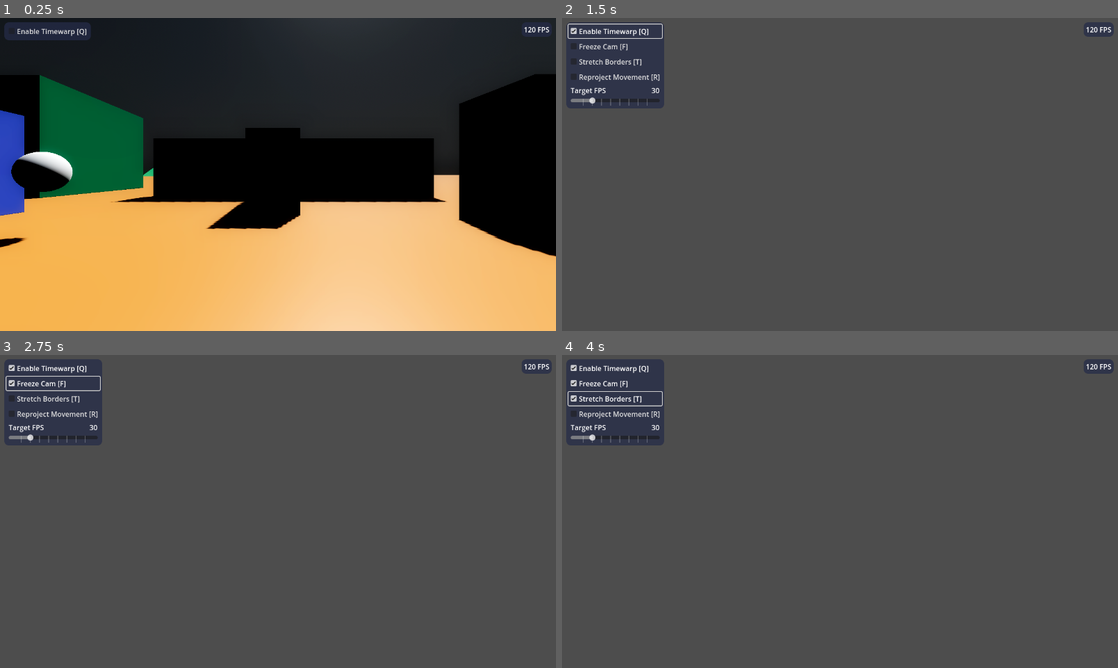
Above: before the commit, frames 1-4 (two rows, left to right).
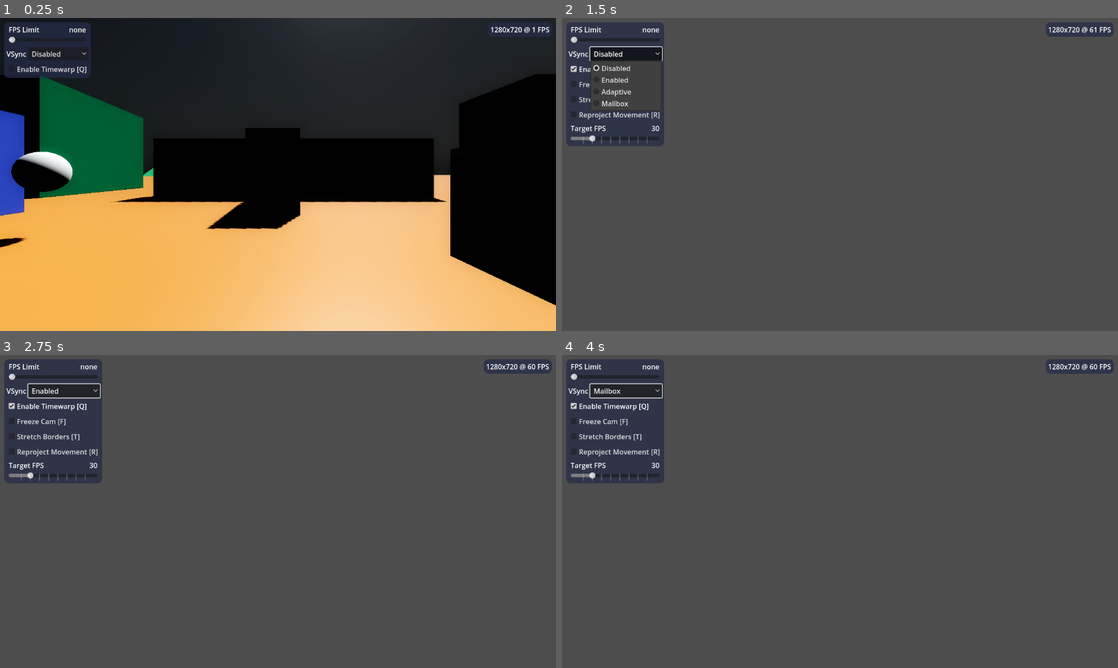
Above: after the commit, the same moments.

Repository: jacobcoughenour/AsyncTimewarpGodot
Game: Godot game, scene res://scene.tscn
The game is run twice, just before and just after one commit, with the same random seed, the same clock (stepped at 60 frames per second) and the same inputs.
Inputs (mouse positions are in pixels of both pictures, inside the frame that each line leads up to):
- Up to frame 1 (0.25 s): no input
- Up to frame 2 (1.5 s): click "Enable Timewarp [Q]" at 0.5 s; click (628, 52) at 1.25 s, where only the run after the commit has a clickable "Disabled"
- Up to frame 3 (2.75 s): click "Freeze Cam [F]" at 2 s
- Up to frame 4 (4 s): click (628, 389) at 2.75 s, where only the run after the commit has a clickable "Enabled"; click "Stretch Borders [T]" at 3.5 s

The runs differ from the first frame. In frame 1, 4.6% of the frame differs, in the area x 0-100%, y 2-92%; in frame 2, 4.3%; in frame 3, 4.2%; in frame 4, 4.3%.

Commit message:
Add fps limit

Diff:
--- /dev/null
+++ b/AnimationPlayer.gd
@@ -0,0 +1,4 @@
+extends AnimationPlayer
+
+func _ready():
+	self.play("New Anim")
--- a/player.gd
+++ b/player.gd
@@ -15,16 +15,21 @@
 @onready var depth_camera: Camera3D = get_node("SubViewportContainer/DepthViewport/DepthCam")
 @onready var depth_quad: MeshInstance3D = get_node("SubViewportContainer/DepthViewport/DepthQuad")
 
+@onready var vsync_button: OptionButton = get_node("%VsyncOptionButton")
 @onready var enabled_checkbox: CheckBox = get_node("%EnabledCheckbox")
-
 @onready var vbox_container: VBoxContainer = get_node("%CollapseContainer")
 
 @onready var freeze_checkbox: CheckBox = get_node("%FreezeCheckbox")
 @onready var stretch_checkbox: CheckBox = get_node("%StretchCheckbox")
 @onready var reproject_checkbox: CheckBox = get_node("%ReprojectCheckbox")
 
-@onready var fps_slider: Slider = get_node("%TargetFPSSlider")
-@onready var fps_label: Label = get_node("%TargetFPSLabel")
+@onready var target_fps_slider: Slider = get_node("%TargetFPSSlider")
+@onready var target_fps_label: Label = get_node("%TargetFPSLabel")
+
+@onready var limit_fps_slider: Slider = get_node("%LimitFPSSlider")
+@onready var limit_fps_label: Label = get_node("%LimitFPSLabel")
+
+@onready var fps_label: Label = get_node("%FpsLabel")
 
 var is_enabled = false
 
@@ -60,9 +65,19 @@
 	reproject_checkbox.button_pressed = reproject_movement
 	reproject_checkbox.toggled.connect(reproject_toggled)
 
-	fps_slider.value = target_fps
-	fps_label.text = "%d" % target_fps
-	fps_slider.value_changed.connect(fps_slider_changed)
+	target_fps_slider.value = target_fps
+	target_fps_label.text = "%d" % target_fps
+	target_fps_slider.value_changed.connect(fps_slider_changed)
+
+	limit_fps_slider.value = Engine.max_fps
+	if Engine.max_fps == 0:
+		limit_fps_label.text = "none"
+	else:
+		limit_fps_label.text = "%d" % Engine.max_fps
+	limit_fps_slider.value_changed.connect(fps_limit_slider_changed)
+
+	vsync_button.selected = DisplayServer.window_get_vsync_mode()
+	vsync_button.item_selected.connect(vsync_button_changed)
 
 	Input.set_mouse_mode(Input.MOUSE_MODE_CAPTURED)
 
@@ -81,13 +96,27 @@
 
 func fps_slider_changed(val: float):
 	target_fps = val
-	fps_label.text = "%d" % val
+	target_fps_label.text = "%d" % val
+
+func fps_limit_slider_changed(val: float):
+	Engine.max_fps = val
+	if Engine.max_fps == 0:
+		limit_fps_label.text = "none"
+	else:
+		limit_fps_label.text = "%d" % Engine.max_fps
+
+func vsync_button_changed(val: int):
+	DisplayServer.window_set_vsync_mode(val)
 
 var next_frame = 0
 
 func _process(delta):
 
-	var frame_time = 1 / target_fps
+	var frame_time = 1 / float(target_fps)
+
+	var size = get_viewport().size
+
+	fps_label.text = "%dx%d @ %d FPS" % [size.x, size.y, Engine.get_frames_per_second()]
 
 	if Input.is_action_just_pressed("toggle_all"):
 		is_enabled = !is_enabled
@@ -108,7 +137,6 @@
 
 	# update camera
 
-	var size = get_viewport().size
 	var sizef = Vector2(size)
 	viewport.size = size
 	depth_viewport.size = size
@@ -125,17 +153,14 @@
 		mat.set_shader_parameter("reproject_movement", reproject_movement)
 
 		# update the projection cam in the shader with the actual camera postition
-		# todo find a better way to send the camera frustum and transform to the shader
 		mat.set_shader_parameter("near_clip", camera.near)
 		mat.set_shader_parameter("far_clip", camera.far)
 		mat.set_shader_parameter("cam_pos", camera.global_position)
 		mat.set_shader_parameter("cam_forward", -camera.global_transform.basis.z)
 
 		var projection = Projection.create_perspective(camera.fov, size.aspect(), camera.near, camera.far, false)
-
 		var view_mat = Projection(camera.global_transform).inverse()
 		var proj_mat = projection
-
 		mat.set_shader_parameter("world_to_camera_matrix", view_mat)
 		mat.set_shader_parameter("projection_matrix", proj_mat)
 
@@ -151,10 +176,11 @@
 		if next_frame >= frame_time and not freeze_cam:
 			next_frame = 0
 
+			# todo
+			# this will update the viewports in the next frame and not this frame.
+			# this means the uniforms we are sending here are 1 frame out of date.
 			viewport.render_target_update_mode = SubViewport.UPDATE_ONCE
-#			depth_viewport.render_target_update_mode = SubViewport.UPDATE_ONCE
-
-	#		await RenderingServer.frame_post_draw
+			depth_viewport.render_target_update_mode = SubViewport.UPDATE_ONCE
 
 			# update frozen cam position but only when we render a new frame from the camera
 			mat.set_shader_parameter("frozen_cam_pos", camera.global_position)
@@ -167,17 +193,13 @@
 			mat.set_shader_parameter("frozen_world_to_camera_matrix", Projection(view_mat))
 			mat.set_shader_parameter("frozen_projection_matrix", Projection(proj_mat))
 
-	#		viewport.render_target_update_mode = SubViewport.UPDATE_DISABLED
-	#		depth_viewport.render_target_update_mode = SubViewport.UPDATE_DISABLED
 		else:
 			viewport.render_target_update_mode = SubViewport.UPDATE_DISABLED
-#			depth_viewport.render_target_update_mode = SubViewport.UPDATE_DISABLED
+			depth_viewport.render_target_update_mode = SubViewport.UPDATE_DISABLED
 			next_frame += delta
 	else:
 		viewport.render_target_update_mode = SubViewport.UPDATE_ALWAYS
 		depth_viewport.render_target_update_mode = SubViewport.UPDATE_ALWAYS
-
-
 
 func _physics_process(delta):
 	# Add the gravity.
--- a/player.tscn
+++ b/player.tscn
@@ -1,8 +1,10 @@
-[gd_scene load_steps=10 format=3 uid="uid://dnocrbx471nay"]
+[gd_scene load_steps=11 format=3 uid="uid://dnocrbx471nay"]
 
 [ext_resource type="Script" path="res://player.gd" id="1_i7plm"]
 [ext_resource type="Shader" path="res://depth.gdshader" id="2_e8qh0"]
 [ext_resource type="Shader" path="res://projector.gdshader" id="2_vemwh"]
+
+[sub_resource type="CapsuleMesh" id="CapsuleMesh_pvclt"]
 
 [sub_resource type="CapsuleShape3D" id="CapsuleShape3D_ncynv"]
 
@@ -27,6 +29,7 @@
 shader_parameter/projection_matrix = null
 shader_parameter/reproject_movement = null
 shader_parameter/reprojection_distance = null
+shader_parameter/reprojection_ray_distance = null
 shader_parameter/reprojection_steps = null
 shader_parameter/stretch_borders = null
 shader_parameter/tint = null
@@ -59,6 +62,12 @@
 [node name="Player" type="CharacterBody3D"]
 script = ExtResource("1_i7plm")
 
+[node name="PlayerMesh" type="MeshInstance3D" parent="."]
+transform = Transform3D(1, 0, 0, 0, 1, 0, 0, 0, 1, 0, 1, 0)
+cast_shadow = 3
+gi_mode = 0
+mesh = SubResource("CapsuleMesh_pvclt")
+
 [node name="PlayerCollider" type="CollisionShape3D" parent="."]
 transform = Transform3D(1, 0, 0, 0, 1, 0, 0, 0, 1, 0, 1, 0)
 shape = SubResource("CapsuleShape3D_ncynv")
@@ -113,62 +122,127 @@
 theme_override_constants/margin_bottom = 10
 
 [node name="ControlPanel" type="PanelContainer" parent="MarginContainer"]
-layout_mode = 2
+offset_left = 10.0
+offset_top = 10.0
+offset_right = 209.0
+offset_bottom = 141.0
 theme_override_styles/panel = SubResource("StyleBoxFlat_m56w6")
 
 [node name="VBoxContainer" type="VBoxContainer" parent="MarginContainer/ControlPanel"]
-layout_mode = 2
-
-[node name="EnabledCheckbox" type="CheckBox" parent="MarginContainer/ControlPanel/VBoxContainer"]
-unique_name_in_owner = true
-layout_mode = 2
-text = "Enable Timewarp [Q]"
-
-[node name="CollapseContainer" type="VBoxContainer" parent="MarginContainer/ControlPanel/VBoxContainer"]
-unique_name_in_owner = true
-visible = false
-layout_mode = 2
-
-[node name="FreezeCheckbox" type="CheckBox" parent="MarginContainer/ControlPanel/VBoxContainer/CollapseContainer"]
-unique_name_in_owner = true
-layout_mode = 2
-text = "Freeze Cam [F]"
-
-[node name="StretchCheckbox" type="CheckBox" parent="MarginContainer/ControlPanel/VBoxContainer/CollapseContainer"]
-unique_name_in_owner = true
-layout_mode = 2
-text = "Stretch Borders [T]"
-
-[node name="ReprojectCheckbox" type="CheckBox" parent="MarginContainer/ControlPanel/VBoxContainer/CollapseContainer"]
-unique_name_in_owner = true
-layout_mode = 2
-text = "Reproject Movement [R]"
-
-[node name="MarginContainer" type="MarginContainer" parent="MarginContainer/ControlPanel/VBoxContainer/CollapseContainer"]
-layout_mode = 2
+offset_left = 5.0
+offset_top = 5.0
+offset_right = 194.0
+offset_bottom = 126.0
+
+[node name="MarginContainer" type="MarginContainer" parent="MarginContainer/ControlPanel/VBoxContainer"]
+offset_right = 189.0
+offset_bottom = 51.0
 theme_override_constants/margin_left = 5
 theme_override_constants/margin_right = 5
 theme_override_constants/margin_bottom = 5
 
+[node name="VBoxContainer" type="VBoxContainer" parent="MarginContainer/ControlPanel/VBoxContainer/MarginContainer"]
+offset_left = 5.0
+offset_right = 184.0
+offset_bottom = 46.0
+
+[node name="HBoxContainer" type="HBoxContainer" parent="MarginContainer/ControlPanel/VBoxContainer/MarginContainer/VBoxContainer"]
+offset_right = 179.0
+offset_bottom = 26.0
+
+[node name="Label" type="Label" parent="MarginContainer/ControlPanel/VBoxContainer/MarginContainer/VBoxContainer/HBoxContainer"]
+offset_right = 156.0
+offset_bottom = 26.0
+size_flags_horizontal = 3
+text = "FPS Limit"
+
+[node name="LimitFPSLabel" type="Label" parent="MarginContainer/ControlPanel/VBoxContainer/MarginContainer/VBoxContainer/HBoxContainer"]
+unique_name_in_owner = true
+offset_left = 160.0
+offset_right = 179.0
+offset_bottom = 26.0
+text = "20"
+
+[node name="LimitFPSSlider" type="HSlider" parent="MarginContainer/ControlPanel/VBoxContainer/MarginContainer/VBoxContainer"]
+unique_name_in_owner = true
+offset_top = 30.0
+offset_right = 179.0
+offset_bottom = 46.0
+max_value = 360.0
+value = 120.0
+
+[node name="HBoxContainer" type="HBoxContainer" parent="MarginContainer/ControlPanel/VBoxContainer"]
+offset_top = 55.0
+offset_right = 189.0
+offset_bottom = 86.0
+
+[node name="Label" type="Label" parent="MarginContainer/ControlPanel/VBoxContainer/HBoxContainer"]
+offset_top = 2.0
+offset_right = 46.0
+offset_bottom = 28.0
+text = "VSync"
+
+[node name="VsyncOptionButton" type="OptionButton" parent="MarginContainer/ControlPanel/VBoxContainer/HBoxContainer"]
+unique_name_in_owner = true
+offset_left = 50.0
+offset_right = 189.0
+offset_bottom = 31.0
+size_flags_horizontal = 3
+item_count = 4
+popup/item_0/text = "Disabled"
+popup/item_0/id = 0
+popup/item_1/text = "Enabled"
+popup/item_1/id = 1
+popup/item_2/text = "Adaptive"
+popup/item_2/id = 2
+popup/item_3/text = "Mailbox"
+popup/item_3/id = 3
+
+[node name="EnabledCheckbox" type="CheckBox" parent="MarginContainer/ControlPanel/VBoxContainer"]
+unique_name_in_owner = true
+offset_top = 90.0
+offset_right = 189.0
+offset_bottom = 121.0
+text = "Enable Timewarp [Q]"
+
+[node name="CollapseContainer" type="VBoxContainer" parent="MarginContainer/ControlPanel/VBoxContainer"]
+unique_name_in_owner = true
+visible = false
+
+[node name="FreezeCheckbox" type="CheckBox" parent="MarginContainer/ControlPanel/VBoxContainer/CollapseContainer"]
+unique_name_in_owner = true
+text = "Freeze Cam [F]"
+
+[node name="StretchCheckbox" type="CheckBox" parent="MarginContainer/ControlPanel/VBoxContainer/CollapseContainer"]
+unique_name_in_owner = true
+text = "Stretch Borders [T]"
+
+[node name="ReprojectCheckbox" type="CheckBox" parent="MarginContainer/ControlPanel/VBoxContainer/CollapseContainer"]
+unique_name_in_owner = true
+text = "Reproject Movement [R]"
+
+[node name="MarginContainer" type="MarginContainer" parent="MarginContainer/ControlPanel/VBoxContainer/CollapseContainer"]
+theme_override_constants/margin_left = 5
+theme_override_constants/margin_right = 5
+theme_override_constants/margin_bottom = 5
+
 [node name="VBoxContainer" type="VBoxContainer" parent="MarginContainer/ControlPanel/VBoxContainer/CollapseContainer/MarginContainer"]
-layout_mode = 2
+offset_left = 5.0
+offset_right = 109.0
+offset_bottom = 46.0
 
 [node name="HBoxContainer" type="HBoxContainer" parent="MarginContainer/ControlPanel/VBoxContainer/CollapseContainer/MarginContainer/VBoxContainer"]
-layout_mode = 2
 
 [node name="Label" type="Label" parent="MarginContainer/ControlPanel/VBoxContainer/CollapseContainer/MarginContainer/VBoxContainer/HBoxContainer"]
-layout_mode = 2
 size_flags_horizontal = 3
 text = "Target FPS"
 
 [node name="TargetFPSLabel" type="Label" parent="MarginContainer/ControlPanel/VBoxContainer/CollapseContainer/MarginContainer/VBoxContainer/HBoxContainer"]
 unique_name_in_owner = true
-layout_mode = 2
 text = "20"
 
 [node name="TargetFPSSlider" type="HSlider" parent="MarginContainer/ControlPanel/VBoxContainer/CollapseContainer/MarginContainer/VBoxContainer"]
 unique_name_in_owner = true
-layout_mode = 2
 min_value = 10.0
 step = 10.0
 value = 10.0
@@ -185,10 +259,20 @@
 theme_override_constants/margin_right = 10
 
 [node name="Panel" type="PanelContainer" parent="MarginContainer2"]
-layout_mode = 2
+offset_top = 10.0
+offset_right = 69.0
+offset_bottom = 46.0
 theme_override_styles/panel = SubResource("StyleBoxFlat_m56w6")
 
-[node name="FpsLabel" type="Label" parent="MarginContainer2/Panel"]
-layout_mode = 2
+[node name="VBoxContainer" type="VBoxContainer" parent="MarginContainer2/Panel"]
+offset_left = 5.0
+offset_top = 5.0
+offset_right = 64.0
+offset_bottom = 31.0
+
+[node name="FpsLabel" type="Label" parent="MarginContainer2/Panel/VBoxContainer"]
+unique_name_in_owner = true
+offset_right = 59.0
+offset_bottom = 26.0
 text = "120 FPS"
 vertical_alignment = 1
--- a/projector.gdshader
+++ b/projector.gdshader
@@ -7,8 +7,6 @@
 uniform sampler2D depth_texture : hint_default_white;
 uniform vec4 tint : source_color = vec4(1.0);
 uniform vec4 clear_color : source_color = vec4(0.0);
-
-//uniform vec3 debug_point = vec3(0);
 
 uniform float near_clip = 0.0f;
 uniform float far_clip = 0.0f;
@@ -35,8 +33,9 @@
 uniform bool stretch_borders = true;
 uniform bool reproject_movement = false;
 
-uniform int reprojection_steps : hint_range(10, 500) = 500;
-uniform float reprojection_distance : hint_range(2, 100) = 10;
+uniform int reprojection_steps : hint_range(10, 500) = 100;
+uniform float reprojection_distance : hint_range(2, 100) = 30;
+uniform float reprojection_ray_distance = 10;
 
 void vertex() {
 	VERTEX = (MODEL_MATRIX * vec4(VERTEX, 0.0, 1.0)).xy;
@@ -52,26 +51,37 @@
 	);
 }
 
-float depth(vec2 uv) {
+float get_depth(vec2 uv) {
 	float b = texture(depth_texture, uv).r;
 	// this is how LinearEyeDepth() from unity works
-	return 1.0 / (((1.0 - far_clip / near_clip) / far_clip) * b + ((far_clip / near_clip) / far_clip));
+	float d = 1.0 / (((1.0 - far_clip / near_clip) / far_clip) * b + ((far_clip / near_clip) / far_clip));
+	return d * 0.1f;
+}
+
+vec3 get_world_pos(vec3 camera_vector, vec3 camera_forward, vec3 camera_pos, vec2 uv) {
+	float d = dot(camera_forward, camera_vector);
+	float dist = get_depth(uv) / d;
+	return camera_pos + camera_vector * dist;
 }
 
 void fragment() {
 
 	if (is_enabled) {
+
 		// map the screen pos to world space
 		vec3 cam_ray = mix(mix(top_left, top_right, UV.x), mix(bottom_left, bottom_right, UV.x), UV.y);
-		vec3 cam_ray_frozen = mix(mix(frozen_top_left, frozen_top_right, UV.x), mix(frozen_bottom_left, frozen_bottom_right, UV.x), UV.y);
-		vec2 uv3;
+		bool occluded = false;
 
-		bool occluded = false;
+		vec2 uv3 = world_to_screen_pos(
+					frozen_cam_pos + cam_ray,
+					frozen_projection_matrix,
+					frozen_world_to_camera_matrix,
+					frozen_cam_pos);
 
 		if (reproject_movement) {
 
 			vec3 ray_pos = cam_pos;
-			vec3 ray_end = cam_pos + cam_forward * 10.0f;
+			vec3 ray_end = cam_pos + cam_forward * reprojection_ray_distance;
 
 			float step_size = reprojection_distance / float(reprojection_steps);
 			float distance_from_world_to_pos;
@@ -87,15 +97,15 @@
 								frozen_world_to_camera_matrix,
 								frozen_cam_pos);
 
-				vec3 cam_norm = normalize(ray_pos - frozen_cam_pos);
-
-				// trace depth texture
-				float d = dot(frozen_cam_forward, cam_norm);
-				float dist = depth(UV) / d;
-				vec3 world_pos = frozen_cam_pos + cam_norm * dist;
+				// sample depth texture for point
+				vec3 traced_pos = get_world_pos(
+								normalize(ray_pos - frozen_cam_pos),
+								frozen_cam_forward,
+								frozen_cam_pos,
+								uv4);
 
 				float distance_to_ray = distance(frozen_cam_pos, ray_pos);
-				float distance_to_world = distance(frozen_cam_pos, world_pos);
+				float distance_to_world = distance(frozen_cam_pos, traced_pos);
 
 				distance_from_world_to_pos = distance_to_ray - distance_to_world;
 
@@ -113,48 +123,42 @@
 					frozen_world_to_camera_matrix,
 					frozen_cam_pos);
 
-		} else {
-		 	uv3 = world_to_screen_pos(
-					frozen_cam_pos + cam_ray,
-					frozen_projection_matrix,
-					frozen_world_to_camera_matrix,
-					frozen_cam_pos);
 		}
 
-
-		COLOR = texture(cam_texture, uv3);
+		COLOR = vec4(texture(cam_texture, uv3).rgb, 1.0);
 
 		if ((uv3.x < 0.0 || uv3.y < 0.0 || uv3.x > 1.0 || uv3.y > 1.0) && !stretch_borders) {
 			COLOR = vec4(clear_color.rgb, 1.0);
 		}
 
 		if (occluded) {
-			vec2 OffsetUVLeft     = uv3 + vec2(1, 0)  * 0.01f;
-			vec2 OffsetUVRight    = uv3 + vec2(0, 1)  * 0.01f;
-			vec2 OffsetUVTop      = uv3 + vec2(-1, 0) * 0.01f;
-			vec2 OffsetUVDown     = uv3 + vec2(0, -1) * 0.01f;
+			float offset = 0.1f;
+			vec2 offset_uv_left  = uv3 + vec2( 1, 0) * offset;
+			vec2 offset_uv_right = uv3 + vec2( 0, 1) * offset;
+			vec2 offset_uv_up    = uv3 + vec2(-1, 0) * offset;
+			vec2 offset_uv_down  = uv3 + vec2( 0,-1) * offset;
 
-			vec3 MainTexLeft      = texture(cam_texture, OffsetUVLeft ).rgb;
-			vec3 MainTexRight     = texture(cam_texture, OffsetUVRight).rgb;
-			vec3 MainTexTop       = texture(cam_texture, OffsetUVTop  ).rgb;
-			vec3 MainTexDown      = texture(cam_texture, OffsetUVDown ).rgb;
+			vec3 main_tex_left  = texture(cam_texture, offset_uv_left ).rgb;
+			vec3 main_tex_right = texture(cam_texture, offset_uv_right).rgb;
+			vec3 main_tex_up    = texture(cam_texture, offset_uv_up   ).rgb;
+			vec3 main_tex_down  = texture(cam_texture, offset_uv_down ).rgb;
 
-			float Depth             = depth(uv3);
-			float DepthLeft         = depth(OffsetUVLeft );
-			float DepthRight        = depth(OffsetUVRight);
-			float DepthTop          = depth(OffsetUVTop  );
-			float DepthDown         = depth(OffsetUVDown );
+			float depth       = get_depth(uv3);
+			float depth_left  = get_depth(offset_uv_left );
+			float depth_right = get_depth(offset_uv_right);
+			float depth_up    = get_depth(offset_uv_up   );
+			float depth_down  = get_depth(offset_uv_down );
 
 			// Find the furthest away one of these five samples
-			float FurthestDepth = max(max(max(max(Depth, DepthLeft), DepthRight), DepthTop), DepthDown);
-			if (FurthestDepth == DepthLeft)
-				COLOR = vec4(MainTexLeft, 1.0f);
-			if (FurthestDepth == DepthRight)
-				COLOR = vec4(MainTexRight, 1.0f);
-			if (FurthestDepth == DepthTop)
-				COLOR = vec4(MainTexTop, 1.0f);
-			if (FurthestDepth == DepthDown)
-				COLOR = vec4(MainTexDown, 1.0f);
+			float max_depth = max(max(max(max(depth, depth_left), depth_right), depth_up), depth_down);
+			if (max_depth == depth_left)
+				COLOR = vec4(main_tex_left, 1.0f);
+			if (max_depth == depth_right)
+				COLOR = vec4(main_tex_right, 1.0f);
+			if (max_depth == depth_up)
+				COLOR = vec4(main_tex_up, 1.0f);
+			if (max_depth == depth_down)
+				COLOR = vec4(main_tex_down, 1.0f);
 		}
 
 	} else {
--- a/scene.tscn
+++ b/scene.tscn
@@ -1,6 +1,7 @@
-[gd_scene load_steps=15 format=3 uid="uid://djij1ycqmsy73"]
+[gd_scene load_steps=22 format=3 uid="uid://djij1ycqmsy73"]
 
 [ext_resource type="PackedScene" uid="uid://dnocrbx471nay" path="res://player.tscn" id="1_nvviw"]
+[ext_resource type="Script" path="res://AnimationPlayer.gd" id="2_7786t"]
 
 [sub_resource type="PhysicalSkyMaterial" id="PhysicalSkyMaterial_wbtm7"]
 
@@ -34,11 +35,59 @@
 [sub_resource type="SphereMesh" id="SphereMesh_w60u6"]
 material = SubResource("StandardMaterial3D_8wuqm")
 
+[sub_resource type="StandardMaterial3D" id="StandardMaterial3D_l3fxx"]
+metallic = 1.0
+metallic_specular = 1.0
+roughness = 0.0
+
+[sub_resource type="PlaneMesh" id="PlaneMesh_bx7w5"]
+material = SubResource("StandardMaterial3D_l3fxx")
+
 [sub_resource type="StandardMaterial3D" id="StandardMaterial3D_kvq83"]
 albedo_color = Color(0.356863, 0.447059, 1, 1)
 
 [sub_resource type="StandardMaterial3D" id="StandardMaterial3D_6ubgr"]
 albedo_color = Color(0, 0.572549, 0.356863, 1)
+
+[sub_resource type="Animation" id="Animation_sjavg"]
+resource_name = "New Anim"
+length = 5.0
+loop_mode = 2
+tracks/0/type = "value"
+tracks/0/imported = false
+tracks/0/enabled = true
+tracks/0/path = NodePath(".:position")
+tracks/0/interp = 1
+tracks/0/loop_wrap = true
+tracks/0/keys = {
+"times": PackedFloat32Array(0, 5),
+"transitions": PackedFloat32Array(1, 1),
+"update": 0,
+"values": [Vector3(-3.99186, 0.454227, 11.2079), Vector3(4.73731, 0.454227, 11.2079)]
+}
+
+[sub_resource type="Animation" id="Animation_wa4yg"]
+length = 0.001
+tracks/0/type = "value"
+tracks/0/imported = false
+tracks/0/enabled = true
+tracks/0/path = NodePath(".:position")
+tracks/0/interp = 1
+tracks/0/loop_wrap = true
+tracks/0/keys = {
+"times": PackedFloat32Array(0),
+"transitions": PackedFloat32Array(1),
+"update": 0,
+"values": [Vector3(-3.99186, 0.454227, 11.2079)]
+}
+
+[sub_resource type="AnimationLibrary" id="AnimationLibrary_s0wqi"]
+_data = {
+"New Anim": SubResource("Animation_sjavg"),
+"RESET": SubResource("Animation_wa4yg")
+}
+
+[sub_resource type="StandardMaterial3D" id="StandardMaterial3D_d78px"]
 
 [sub_resource type="StandardMaterial3D" id="StandardMaterial3D_clrpc"]
 albedo_color = Color(0, 0.65098, 0.756863, 1)
@@ -74,6 +123,11 @@
 mesh = SubResource("SphereMesh_w60u6")
 skeleton = NodePath("../Level")
 
+[node name="Mirror" type="MeshInstance3D" parent="."]
+transform = Transform3D(-5.96046e-08, -1, 4.37114e-08, 0, -4.37114e-08, -1, 1, -5.96046e-08, 1.77636e-15, 3.18564, 0.96719, -2.76777)
+mesh = SubResource("PlaneMesh_bx7w5")
+skeleton = NodePath("../Level")
+
 [node name="Level" type="Node3D" parent="."]
 
 [node name="CSGBox3D2" type="CSGBox3D" parent="Level"]
@@ -141,6 +195,18 @@
 material_override = SubResource("StandardMaterial3D_kvq83")
 use_collision = true
 size = Vector3(2, 4, 2)
+
+[node name="AnimationPlayer" type="AnimationPlayer" parent="Level"]
+root_node = NodePath("CSGBox3D18")
+libraries = {
+"": SubResource("AnimationLibrary_s0wqi")
+}
+script = ExtResource("2_7786t")
+
+[node name="CSGBox3D18" type="CSGBox3D" parent="Level/AnimationPlayer"]
+transform = Transform3D(1, 0, 0, 0, 1, 0, 0, 0, 1, -3.99186, 0.454227, 11.2079)
+use_collision = true
+material = SubResource("StandardMaterial3D_d78px")
 
 [node name="CSGBox3D3" type="CSGBox3D" parent="Level"]
 transform = Transform3D(1, 0, 0, 0, 1, 0, 0, 0, 1, 7.00051, 1.83903, -5.75562)
